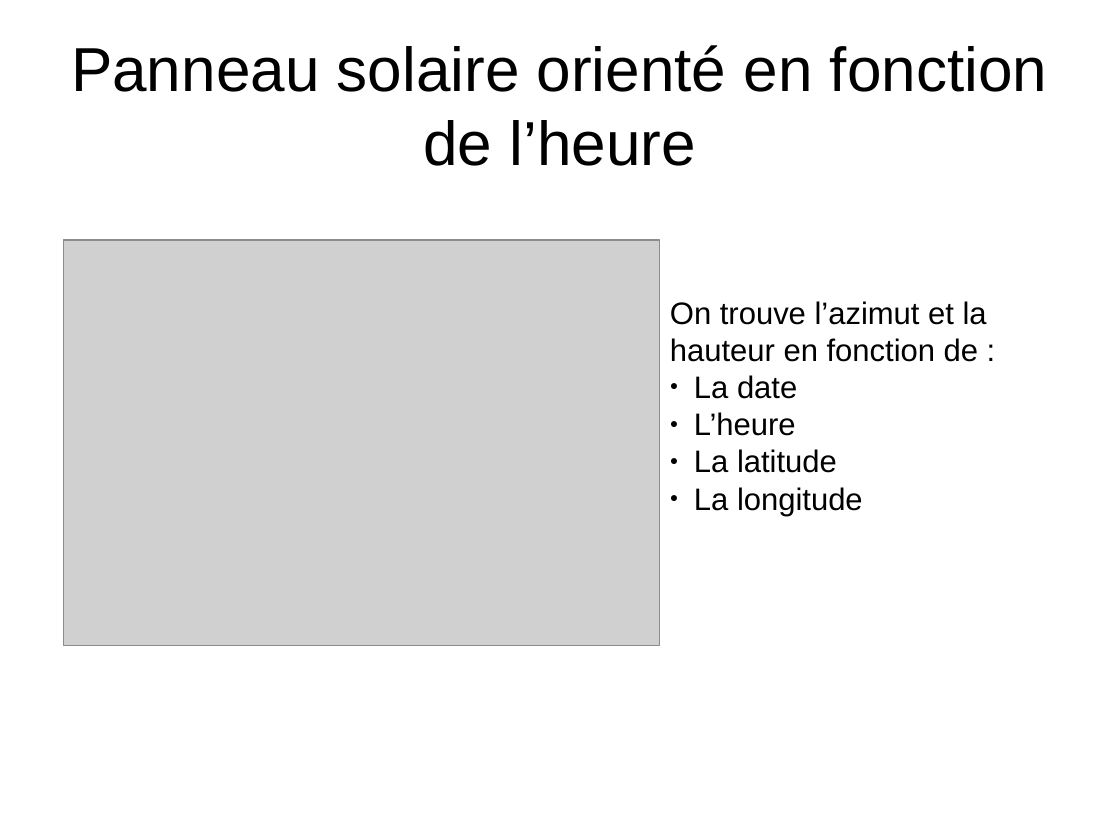
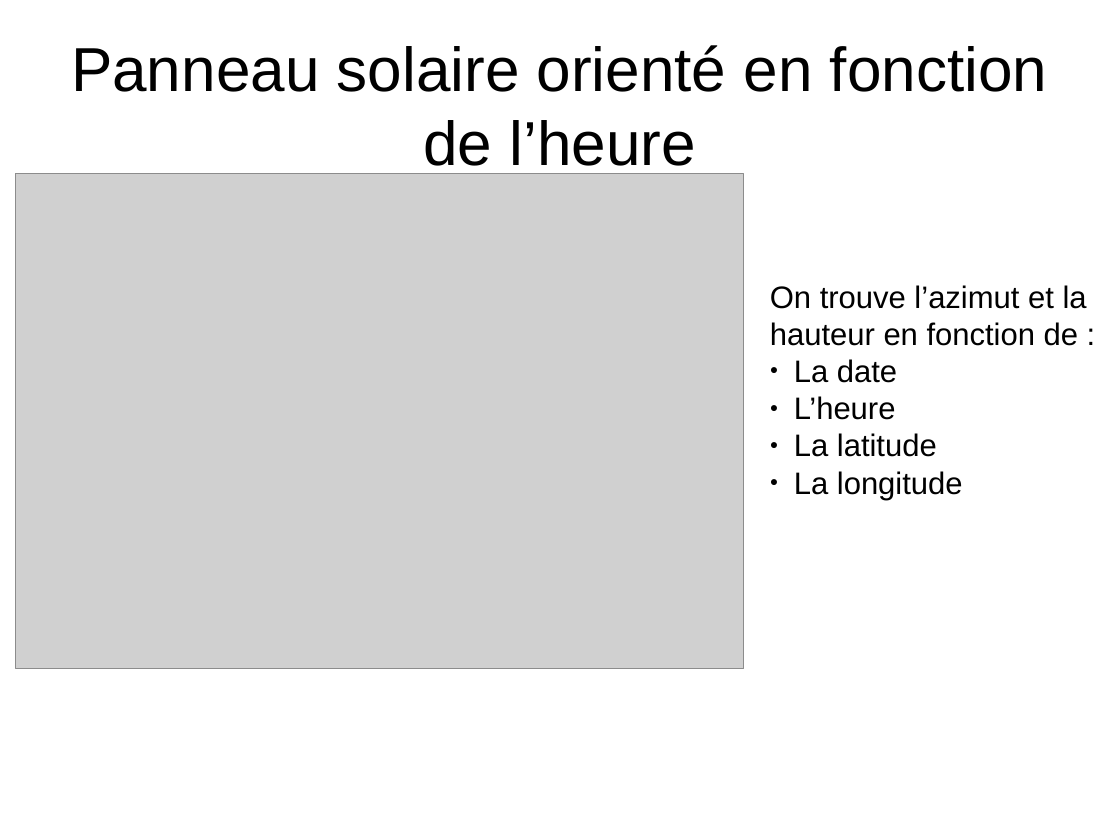
Before and after one commit to lovasoa/TIPE, a slide deck: slide 5 of presentation.odp (slide 6 before the commit). Drawn at 1120x840 pixels with LibreOffice and Linux fonts; fonts in the diff are those of the drawing; grey boxes stand for pictures. Boxes give left, top, right and bottom in pixels: in the first picture for what was removed or moved away, otherwise in the second. Text is boxed around its words. In the diff, an @@ line names an element or a change of style, - is before the commit and + after.

```diff
--- a/presentation.odp
+++ b/presentation.odp
@@ picture: place and size @@
-picture at [64,240,661,645]
+picture at [16,174,745,669]
@@ text "On trouve l’azimut et la ...": place and size @@
-text "On trouve l’azimut et la ..." at [670,301,987,516]
+text "On trouve l’azimut et la ..." at [770,285,1087,500]
```
Also in this commit, not shown: 3 other slides changed, 1 slide removed, 6 other files.
